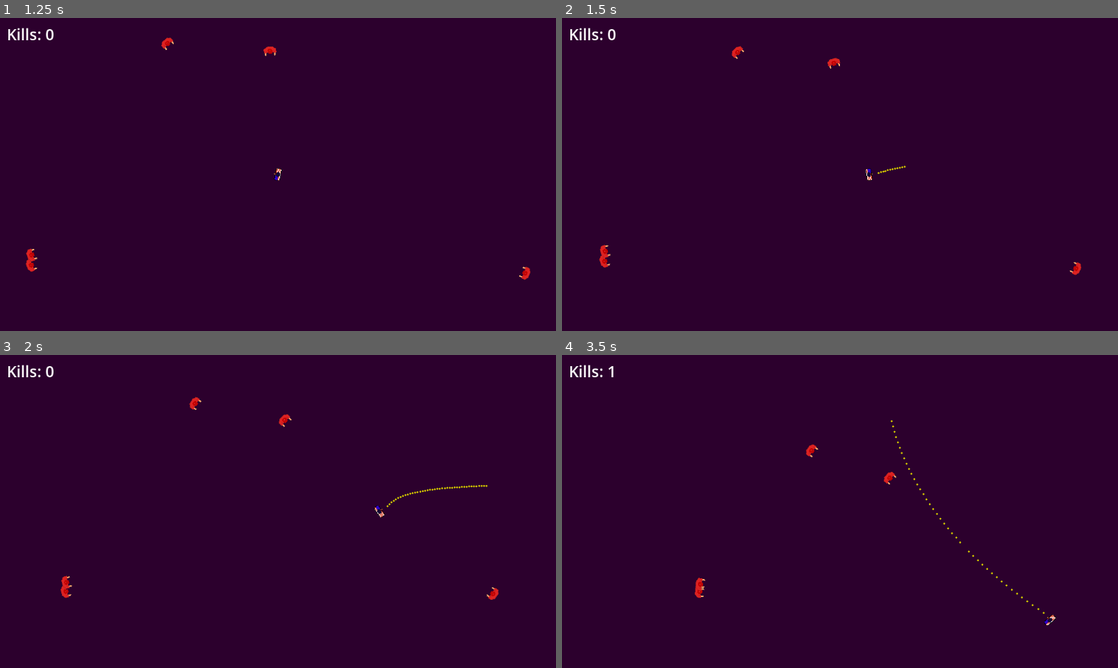
Above: before the commit, frames 1-4 (two rows, left to right).
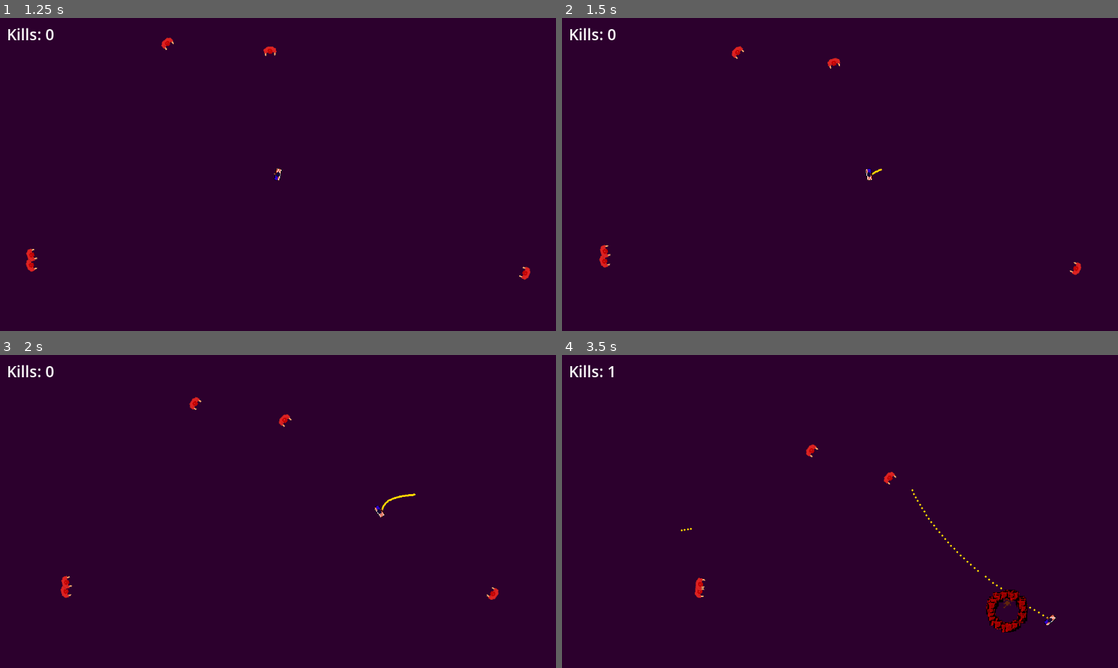
Above: after the commit, the same moments.

Repository: mrchameleon/pons1-godot
Game: Godot game, scene res://main.tscn
Same seed, same stepped clock (60 frames per second), same inputs: the game is played once before the commit and once after it.
Inputs (mouse positions are in pixels of both pictures, inside the frame that each line leads up to):
- Up to frame 1 (1.25 s): click "Play" at 0.5 s
- Up to frame 2 (1.5 s): move the mouse to (962, 158) at 1.27 s; hold D (move_right) from 1.28 s (still down); hold Space (shoot) from 1.28 s (still down)
- Up to frame 3 (2 s): keep holding D (move_right); keep holding Space (shoot)
- Up to frame 4 (3.5 s): move the mouse to (728, 527) at 2.02 s; release D (move_right) at 2.03 s; release Space (shoot) at 2.03 s; hold S (move_down) 2.03-2.78 s; tap Space (shoot) at 2.1 s; move the mouse to (895, 442) at 2.77 s; hold D (move_right) from 2.78 s (still down); hold Space (shoot) from 2.78 s (still down)

Frame 1 is identical in both runs. In frame 2, less than 0.1% of the frame differs, in the area x 55-62%, y 47-51%; in frame 3, 0.1%; in frame 4, 0.8%, in the area x 21-88%, y 20-89%.

Commit message:
add blood fx on enemy death

Diff:
--- /dev/null
+++ b/bloody_explosion.gd
@@ -0,0 +1,8 @@
+extends Node2D
+
+@onready var particles = $GPUParticles2D
+
+func _ready():
+	particles.restart()
+	await get_tree().create_timer(particles.lifetime + 0.5).timeout
+	queue_free()
--- /dev/null
+++ b/bloody_explosion.tscn
@@ -0,0 +1,42 @@
+[gd_scene load_steps=8 format=3 uid="uid://cmibh05g2dvwa"]
+
+[ext_resource type="Script" uid="uid://cvvxl6j8j1l5f" path="res://bloody_explosion.gd" id="1_180eu"]
+[ext_resource type="Texture2D" uid="uid://ck8lwqv5lh7yj" path="res://blood.jpg" id="2_7r54y"]
+
+[sub_resource type="Gradient" id="Gradient_7r54y"]
+offsets = PackedFloat32Array(0, 0.503788, 1)
+colors = PackedColorArray(0.607843, 0, 0, 1, 1, 0.0588235, 0.0588235, 1, 1, 1, 1, 0)
+
+[sub_resource type="GradientTexture1D" id="GradientTexture1D_cilva"]
+gradient = SubResource("Gradient_7r54y")
+
+[sub_resource type="Curve" id="Curve_7r54y"]
+_data = [Vector2(0.0344828, 0.413258), 0.0, 0.0, 0, 0, Vector2(0.413793, 0), 0.0, 0.0, 0, 0]
+point_count = 2
+
+[sub_resource type="CurveTexture" id="CurveTexture_cilva"]
+curve = SubResource("Curve_7r54y")
+
+[sub_resource type="ParticleProcessMaterial" id="ParticleProcessMaterial_7r54y"]
+particle_flag_disable_z = true
+inherit_velocity_ratio = 0.856
+spread = 180.0
+initial_velocity_min = 156.7
+initial_velocity_max = 156.7
+gravity = Vector3(0, 600, 0)
+scale_min = 0.3
+scale_max = 0.7
+scale_curve = SubResource("CurveTexture_cilva")
+color_ramp = SubResource("GradientTexture1D_cilva")
+
+[node name="BloodyExplosion" type="Node2D"]
+script = ExtResource("1_180eu")
+
+[node name="GPUParticles2D" type="GPUParticles2D" parent="."]
+emitting = false
+amount = 100
+texture = ExtResource("2_7r54y")
+lifetime = 1.2
+one_shot = true
+explosiveness = 1.0
+process_material = SubResource("ParticleProcessMaterial_7r54y")
--- a/main.gd
+++ b/main.gd
@@ -2,6 +2,8 @@
 
 @export var player_scene: PackedScene
 @export var enemy_scene: PackedScene
+@export var splat: PackedScene
+@export var blood_scene: PackedScene
 
 @onready var play_button: Button = $"../Control/PlayButton"
 @onready var play_again: Button = $"../Control/PlayAgain"
@@ -94,6 +96,15 @@
 
 func _on_shot_enemy_hit(enemy: Node):
 	if enemy and enemy.is_inside_tree():
+		var blood = blood_scene.instantiate()
+		blood.global_position = enemy.global_position
+		get_tree().current_scene.add_child(blood)
+
+		var poo = splat.instantiate()
+		add_child(poo)
+		poo.global_position = enemy.global_position
+
+
 		enemy_die.play()
 		score += 1
 		in_game_kills.text = "Kills: %d" % score
@@ -120,6 +131,7 @@
 		add_child(enemy)
 		enemy.position = get_random_spawn_position()
 		enemy.connect("enemy_died", Callable(self, "_on_enemy_died"))
+
 func spawn_enemy():
 	var enemy = enemy_scene.instantiate()
 	enemy.set_player(player_ref)
--- a/main.tscn
+++ b/main.tscn
@@ -1,9 +1,11 @@
-[gd_scene load_steps=7 format=3 uid="uid://nty3c48bfm22"]
+[gd_scene load_steps=9 format=3 uid="uid://nty3c48bfm22"]
 
 [ext_resource type="Script" uid="uid://c5udyxgkg1xsx" path="res://main.gd" id="1_ig7tw"]
 [ext_resource type="AudioStream" uid="uid://bmxek642c515r" path="res://401813__inlinebeats__dnb-drums-172-01.wav" id="4_1bvp3"]
 [ext_resource type="AudioStream" uid="uid://plbe0kswtfxi" path="res://Roblox - Oof Death (Sound Effect).mp3" id="4_7mycd"]
+[ext_resource type="PackedScene" uid="uid://cfyrfwr7xk188" path="res://poo.tscn" id="4_272bh"]
 [ext_resource type="PackedScene" uid="uid://b758qp3chlnsg" path="res://player.tscn" id="4_lquwl"]
+[ext_resource type="PackedScene" uid="uid://cmibh05g2dvwa" path="res://bloody_explosion.tscn" id="5_5vw27"]
 [ext_resource type="PackedScene" uid="uid://dkun5tnsug6pu" path="res://enemy.tscn" id="5_7mycd"]
 [ext_resource type="AudioStream" uid="uid://8271u81hxml0" path="res://Boom14.wav" id="6_7mycd"]
 
@@ -18,6 +20,8 @@
 script = ExtResource("1_ig7tw")
 player_scene = ExtResource("4_lquwl")
 enemy_scene = ExtResource("5_7mycd")
+splat = ExtResource("4_272bh")
+blood_scene = ExtResource("5_5vw27")
 
 [node name="Control" type="Control" parent="."]
 layout_mode = 3
@@ -63,6 +67,7 @@
 
 [node name="Music" type="AudioStreamPlayer2D" parent="."]
 stream = ExtResource("4_1bvp3")
+volume_db = -4.0
 
 [node name="DeathSFX" type="AudioStreamPlayer2D" parent="."]
 stream = ExtResource("4_7mycd")
--- a/player.gd
+++ b/player.gd
@@ -2,6 +2,7 @@
 
 @export var speed := 300.0
 @export var shot_scene: PackedScene
+@onready var pp: Marker2D = $PP
 
 var player_facing_dir = Vector2.UP
 signal player_died
@@ -40,7 +41,8 @@
 func shoot():
 	var shot = shot_scene.instantiate()
 	shot_sfx.play()
-	shot.position = global_position + player_facing_dir * 20
+	shot.global_position = pp.global_position
+	##shot.position = global_position + player_facing_dir * 20
 	shot.set_direction(player_facing_dir)
 	get_parent().add_child(shot)
 	# Connect enemy hit signal from shot to main
--- a/player.tscn
+++ b/player.tscn
@@ -9,6 +9,7 @@
 size = Vector2(25, 12)
 
 [node name="Player" type="CharacterBody2D"]
+top_level = true
 collision_layer = 8
 collision_mask = 2
 script = ExtResource("1_onrkg")
@@ -26,5 +27,6 @@
 
 [node name="ShotSFX" type="AudioStreamPlayer2D" parent="."]
 stream = ExtResource("4_hqtel")
-volume_db = -7.0
-max_polyphony = 44
+volume_db = -11.571
+pitch_scale = 4.0
+max_polyphony = 22
--- /dev/null
+++ b/poo.tscn
@@ -0,0 +1,10 @@
+[gd_scene load_steps=2 format=3 uid="uid://cfyrfwr7xk188"]
+
+[ext_resource type="Texture2D" uid="uid://byaesf30bwmx" path="res://poo.png" id="1_1qmx1"]
+
+[node name="Poo" type="Node2D"]
+
+[node name="Sprite2D" type="Sprite2D" parent="."]
+position = Vector2(9.53674e-07, 9.53674e-07)
+scale = Vector2(2.5, 2.5)
+texture = ExtResource("1_1qmx1")
--- a/shot.gd
+++ b/shot.gd
@@ -1,6 +1,6 @@
 extends Area2D
 
-@export var speed := 600.0
+@export var speed := 400.0
 var direction: Vector2 = Vector2.ZERO
 @onready var kill_sfx: AudioStreamPlayer2D = $KillSFX
 
Binary file added: blood.jpg
Not shown, added: blood.jpg.import
Not shown, added: bloody_explosion.gd.uid
Binary file changed: pee.png
